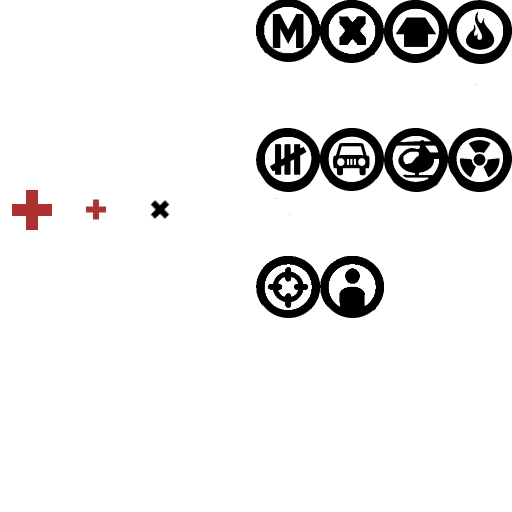
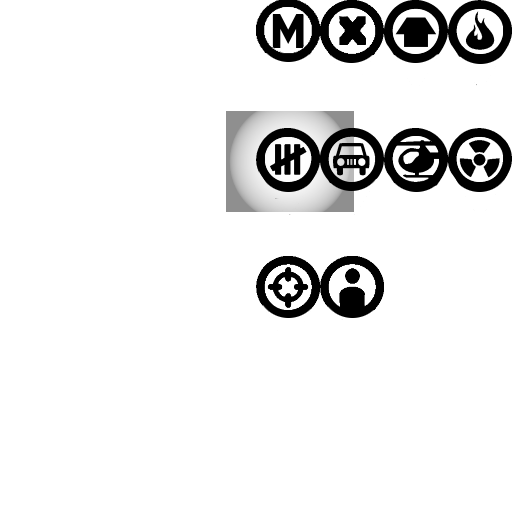
Layer changes from the first 512×512 image to the second:
renamed "Icons" to "White Icons", hid the group it (5 layers) over (x1=12, y1=190, x2=170, y2=230)
added group "GM icons #1" with 1 layers above "White" over (x1=226, y1=111, x2=354, y2=212)
added layer "Pasted Layer" (44%) in group "GM icons #1" over (x1=226, y1=111, x2=354, y2=212)